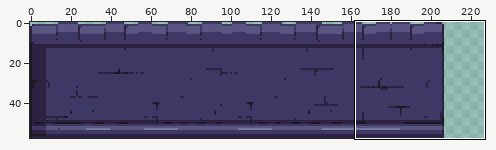
Two states of a sprite sheet, assets/tileset/wall_6.png. Above: a wide view before the commit, with the close-up outlined.
Close-up. The starting point:
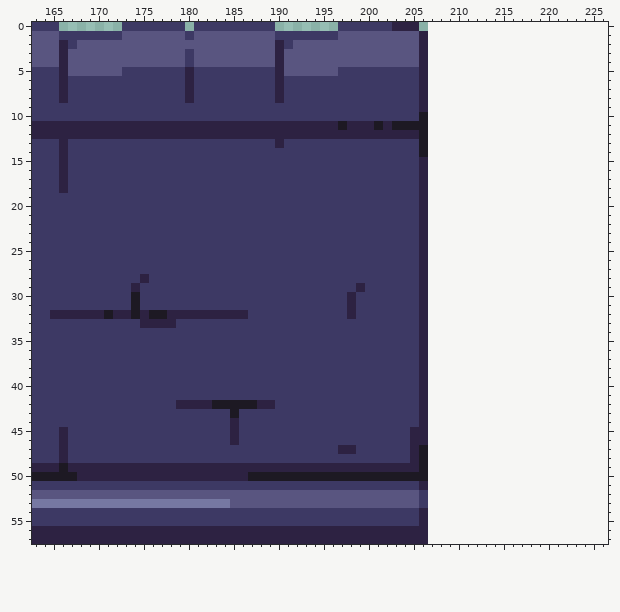
The file is 207x58 pixels. Shown: x 163..226, y 0..57. The old version is drawn lined up with the new one, on the new canvas.
Now the later version:
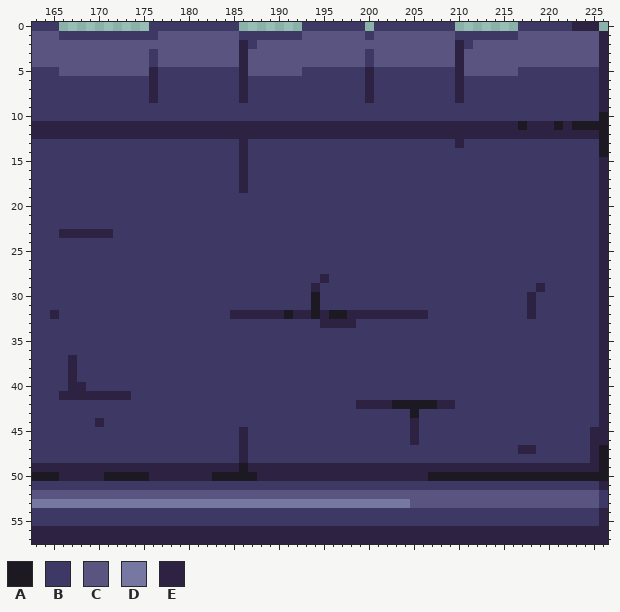
Palette (. is transparent): A #1d1923  B #3d3964  C #595580  D #7678a2  E #2d2242
What changed:
canvas 207x58 -> 227x58
Changed rows in their new state; - is an unchanged pixel.
first column x 166:
 0 -------...----B-----....---BBBB---.--BBBBBBB-------BBBBBBEEE-
 1 -------BBBB---C-----BBBB---CCCC---B-----CCCCBBBBBBBCCCCCCCCCE
 2 CC------------------EB--CC--------------CCCCEBCCCCCCCCCCCCCCE
 3 C---------B---C-----E---C---------B-----CCCCECCCCCCCCCCCCCCCE
 4 C---------B---C-----E---C---------B-----CCCCECCCCCCCCCCCCCCCE
 5 C------CCCE---B-----ECCCC--BBBB---E-----BBBBECCCCCCBBBBBBBBBE
 6 B---------E---B-----E---B---------E-----BBBBEBBBBBBBBBBBBBBBE
 7 B---------E---B-----E---B---------E-----BBBBEBBBBBBBBBBBBBBBE
 8 B---------E---B-----E---B---------E-----BBBBEBBBBBBBBBBBBBBBE
 9 ----------------------------------------BBBBBBBBBBBBBBBBBBBBE
10 ----------------------------------------BBBBBBBBBBBBBBBBBBBBA
11 -------------------------------E---E-EEEEEEEEEEEEEEAEEEAEAAAA
12 ----------------------------------------EEEEEEEEEEEEEEEEEEEEA
13 B-------------------E---B---------------BBBBEBBBBBBBBBBBBBBBA
14 B-------------------E-------------------BBBBBBBBBBBBBBBBBBBBA
15 B-------------------E-------------------BBBBBBBBBBBBBBBBBBBBE
16 B-------------------E-------------------BBBBBBBBBBBBBBBBBBBBE
17 B-------------------E-------------------BBBBBBBBBBBBBBBBBBBBE
18 B-------------------E-------------------BBBBBBBBBBBBBBBBBBBBE
19 ----------------------------------------BBBBBBBBBBBBBBBBBBBBE
20 ----------------------------------------BBBBBBBBBBBBBBBBBBBBE
21 ----------------------------------------BBBBBBBBBBBBBBBBBBBBE
22 ----------------------------------------BBBBBBBBBBBBBBBBBBBBE
23 EEEEEE----------------------------------BBBBBBBBBBBBBBBBBBBBE
24 ----------------------------------------BBBBBBBBBBBBBBBBBBBBE
25 ----------------------------------------BBBBBBBBBBBBBBBBBBBBE
26 ----------------------------------------BBBBBBBBBBBBBBBBBBBBE
27 ----------------------------------------BBBBBBBBBBBBBBBBBBBBE
28 ---------B-------------------E----------BBBBBBBBBBBBBBBBBBBBE
29 --------B-------------------E----B------BBBBBBBBBBBBBEBBBBBBE
30 --------B-------------------A---B-------BBBBBBBBBBBBEBBBBBBBE
31 --------B-------------------A---B-------BBBBBBBBBBBBEBBBBBBBE
32 BBBBBBBBBBBBBBBBBBB--EEEEAEEAEAA-EEEEEEE-BBBBBBBBBBBEBBBBBBBE
33 ---------BBBB----------------EEEE-------BBBBBBBBBBBBBBBBBBBBE
34 ----------------------------------------BBBBBBBBBBBBBBBBBBBBE
35 ----------------------------------------BBBBBBBBBBBBBBBBBBBBE
36 ----------------------------------------BBBBBBBBBBBBBBBBBBBBE
37 -E--------------------------------------BBBBBBBBBBBBBBBBBBBBE
38 -E--------------------------------------BBBBBBBBBBBBBBBBBBBBE
39 -E--------------------------------------BBBBBBBBBBBBBBBBBBBBE
40 -EE-------------------------------------BBBBBBBBBBBBBBBBBBBBE
41 EEEEEEEE--------------------------------BBBBBBBBBBBBBBBBBBBBE
42 -------------BBBBBBBBBBB---------EEEEAAAAAEEBBBBBBBBBBBBBBBBE
43 -------------------B-------------------ABBBBBBBBBBBBBBBBBBBBE
44 ----E--------------B-------------------EBBBBBBBBBBBBBBBBBBBBE
45 B------------------BE-------------------BBBBBBBBBBBBBBBBBBBEE
46 B------------------BE-------------------BBBBBBBBBBBBBBBBBBBEE
47 B-------------------E----------BB------BBBBBBBBBBBBEEBBBBBBEA
48 B-------------------E------------------BBBBBBBBBBBBBBBBBBBBEA
49 E-------------------A-------------------EEEEEEEEEEEEEEEEEEEEA
50 EE---AAAAA-------AAAA-EEEEEEEEEEEEEEEEEEEAAAAAAAAAAAAAAAAAAAA
51 ----------------------------------------BBBBBBBBBBBBBBBBBBBBE
52 ----------------------------------------CCCCCCCCCCCCCCCCCCCCB
53 -------------------DDDDDDDDDDDDDDDDDDDD-CCCCCCCCCCCCCCCCCCCCB
54 ----------------------------------------BBBBBBBBBBBBBBBBBBBBE
55 ----------------------------------------BBBBBBBBBBBBBBBBBBBBE
56 -----------------------------------------EEEEEEEEEEEEEEEEEEEE
57 -----------------------------------------EEEEEEEEEEEEEEEEEEEE
